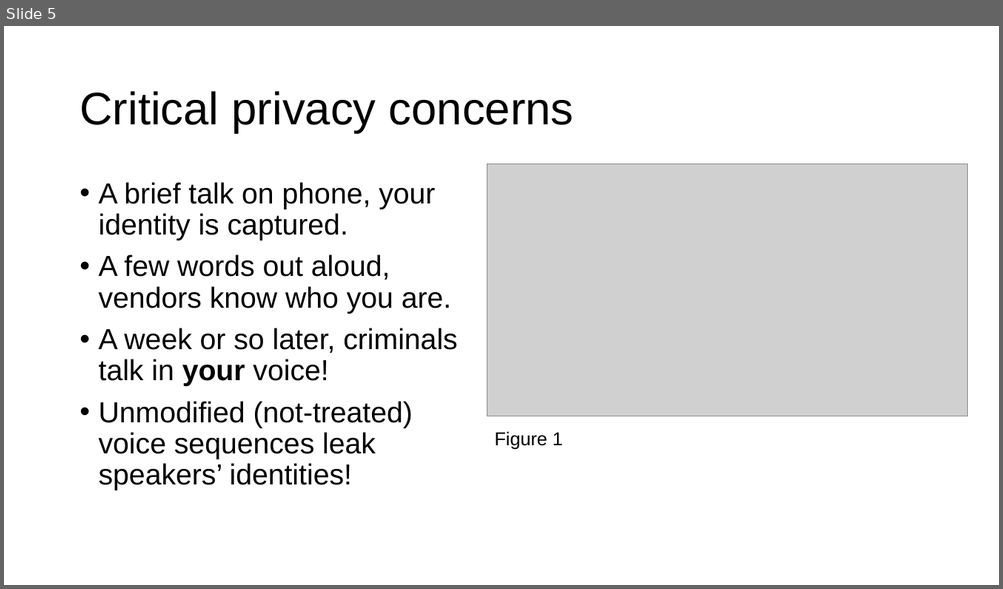
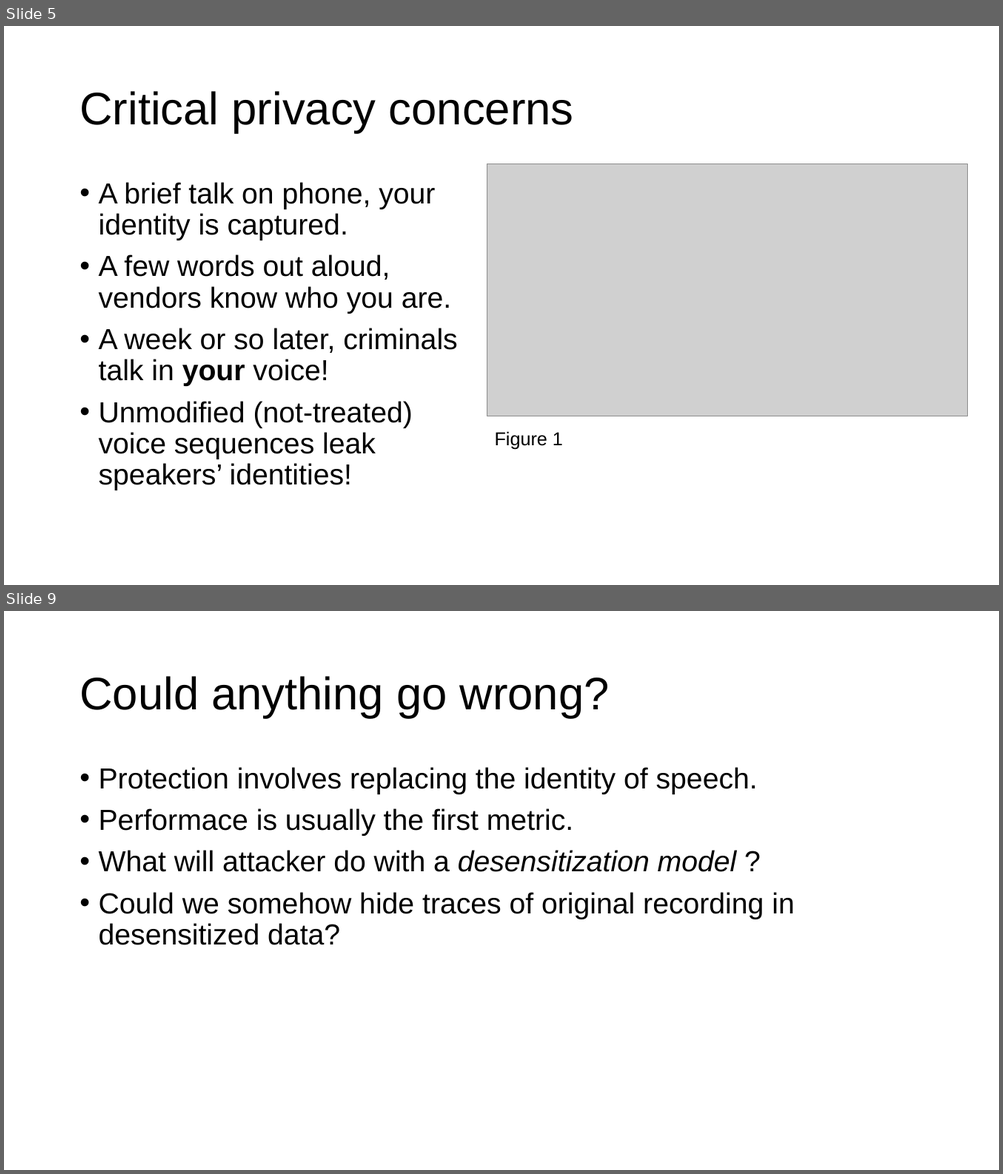
Before and after one commit to aurantiaco-sucus/sgvc_adv_conf, a slide deck: pres.pptx. Shown one above the other, each under a label of ours: slide 5 before the commit, slides 5 and 9 after it; the slides between them are not shown. The pictures are 1003x589 and 1003x1174 pixels, drawn with LibreOffice and Linux fonts; fonts in the diff are those of the drawing; grey boxes stand for pictures. Boxes give left, top, right and bottom in pixels: in the first picture for what was removed or moved away, otherwise in the second. Text is boxed around its words. In the diff, an @@ line names an element or a change of style, - is before the commit and + after.

```diff
--- a/pres.pptx
+++ b/pres.pptx
@@ slide 9 added at [4, 611, 999, 1170], background #FFFFFF @@
@@ title added at [79, 676, 609, 718], 44 pt, text #000000 @@
+Could anything go wrong?
@@ text added at [99, 767, 794, 945], 28 pt, text #000000 @@
+• Protection involves replacing the identity of speech.
+• Performace is usually the first metric.
+• What will attacker do with a desensitization model ?
+• Could we somehow hide traces of original recording in desensitized data?
```
Also in this commit, not shown: 4 slides changed, 14 other slides added.
